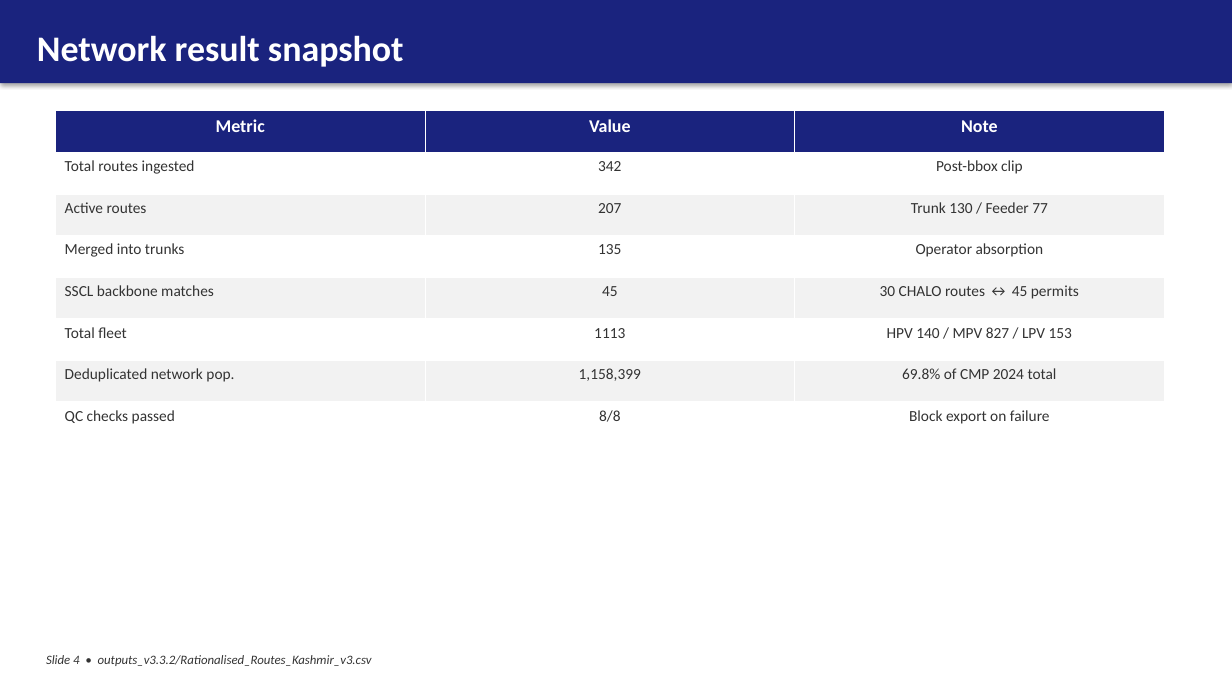
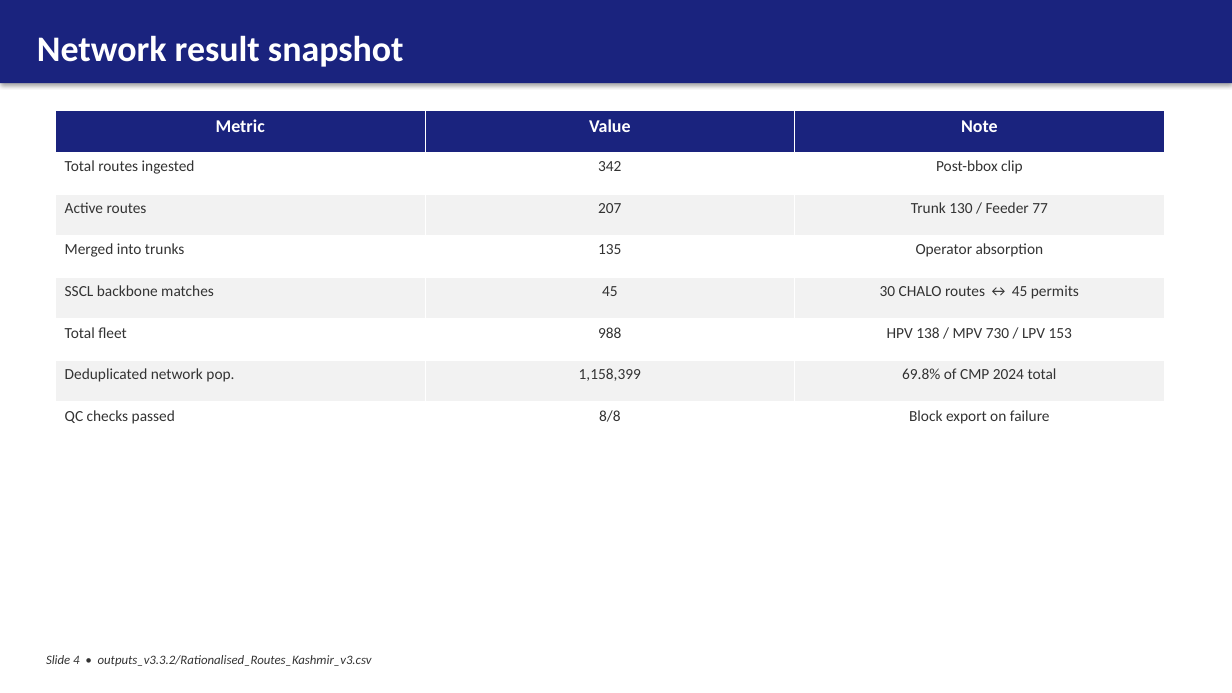
Before and after one commit to Princu-Babu/kashmir-transit-rationalisation, a slide deck: slide 4 of Kashmir_Transit_Technical_Briefing.pptx. Drawn at 1232x693 pixels with LibreOffice and Linux fonts; fonts in the diff are those of the drawing. Boxes give left, top, right and bottom in pixels: in the first picture for what was removed or moved away, otherwise in the second. Text is boxed around its words. In the diff, an @@ line names an element or a change of style, - is before the commit and + after.

```diff
--- a/Kashmir_Transit_Technical_Briefing.pptx
+++ b/Kashmir_Transit_Technical_Briefing.pptx
@@ table at (55, 111, 1165, 444) @@
-row 6, column 2: 1113
+row 6, column 2: 988
-row 6, column 3: HPV 140 / MPV 827 / LPV 153
+row 6, column 3: HPV 138 / MPV 730 / LPV 153
```
Also in this commit, not shown: 3 other slides changed, 5 other files.
